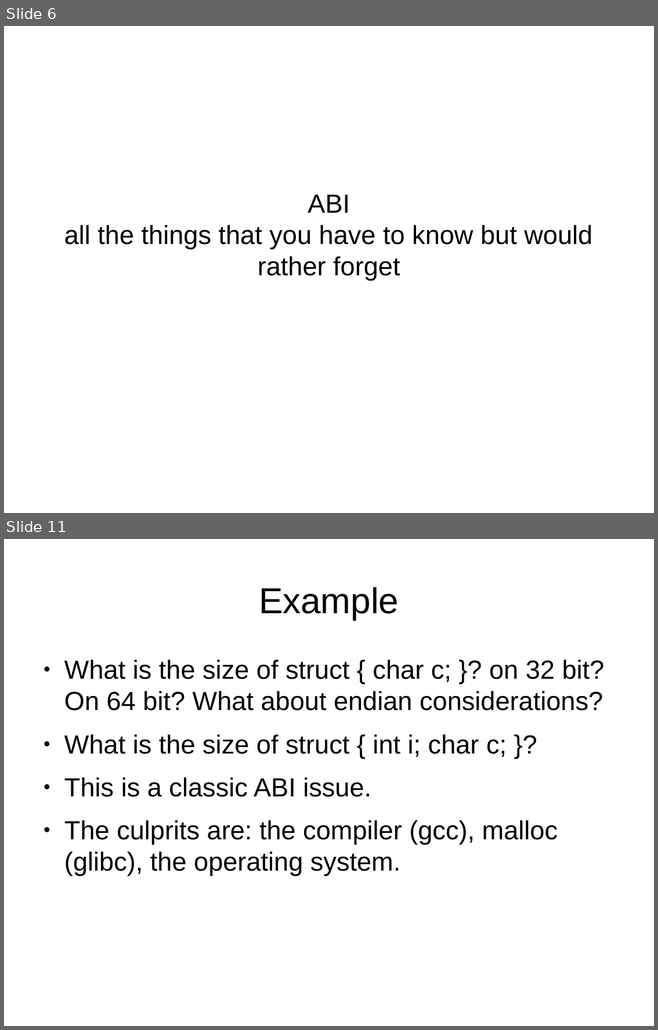
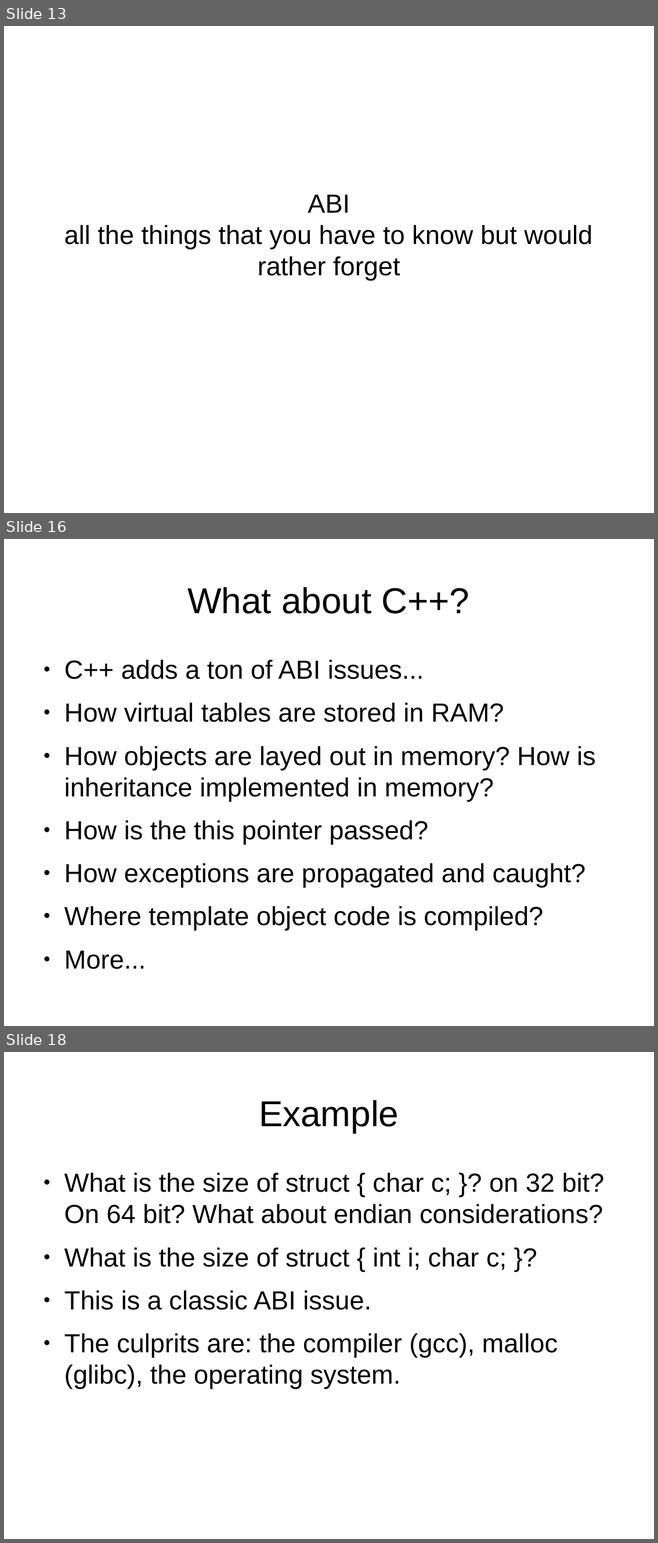
Before and after one commit to kalmuthu/slides, a slide deck: odp/gdb.odp. Shown one above the other, each under a label of ours: slides 6 and 11 before the commit, slides 13, 16 and 18 after it; the slides between them are not shown. The pictures are 658x1030 and 658x1543 pixels, drawn with LibreOffice and Linux fonts; fonts in the diff are those of the drawing. Boxes give left, top, right and bottom in pixels: in the first picture for what was removed or moved away, otherwise in the second. Text is boxed around its words. In the diff, an @@ line names an element or a change of style, - is before the commit and + after.

```diff
--- a/odp/gdb.odp
+++ b/odp/gdb.odp
@@ slide 16 added at (4,539,654,1026), background #FFFFFF @@
@@ title added at (187,587,470,614), 44 pt, text #000000 @@
+What about C++?
@@ text added at (64,660,596,931), 32 pt, text #000000 @@
+● C++ adds a ton of ABI issues...
+● How virtual tables are stored in RAM?
+● How objects are layed out in memory? How is inheritance implemented in memory?
+● How is the this pointer passed?
+● How exceptions are propagated and caught?
+● Where template object code is compiled?
+● More...
@@ what was slide 6 is now slide 13 @@
@@ what was slide 11 is now slide 18 @@
```
Also in this commit, not shown: 5 slides changed, 10 other slides added, 1 slide removed.
